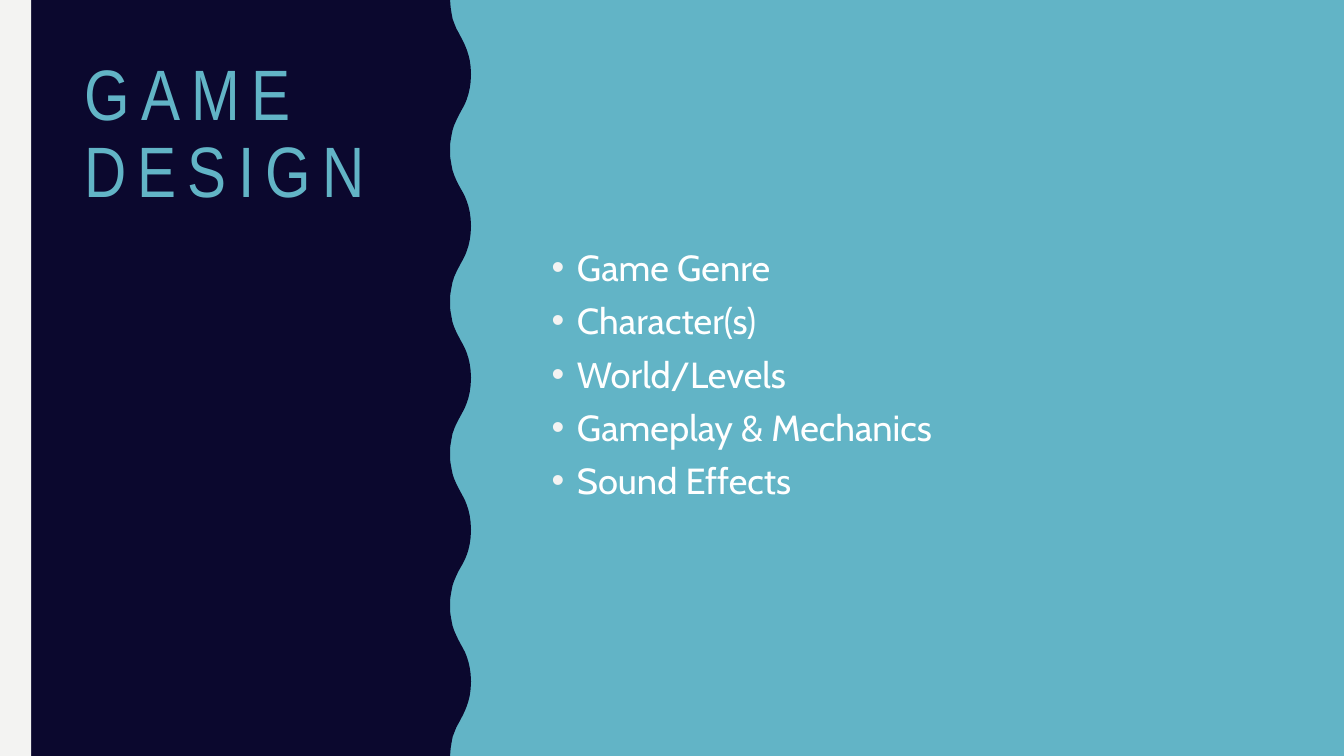
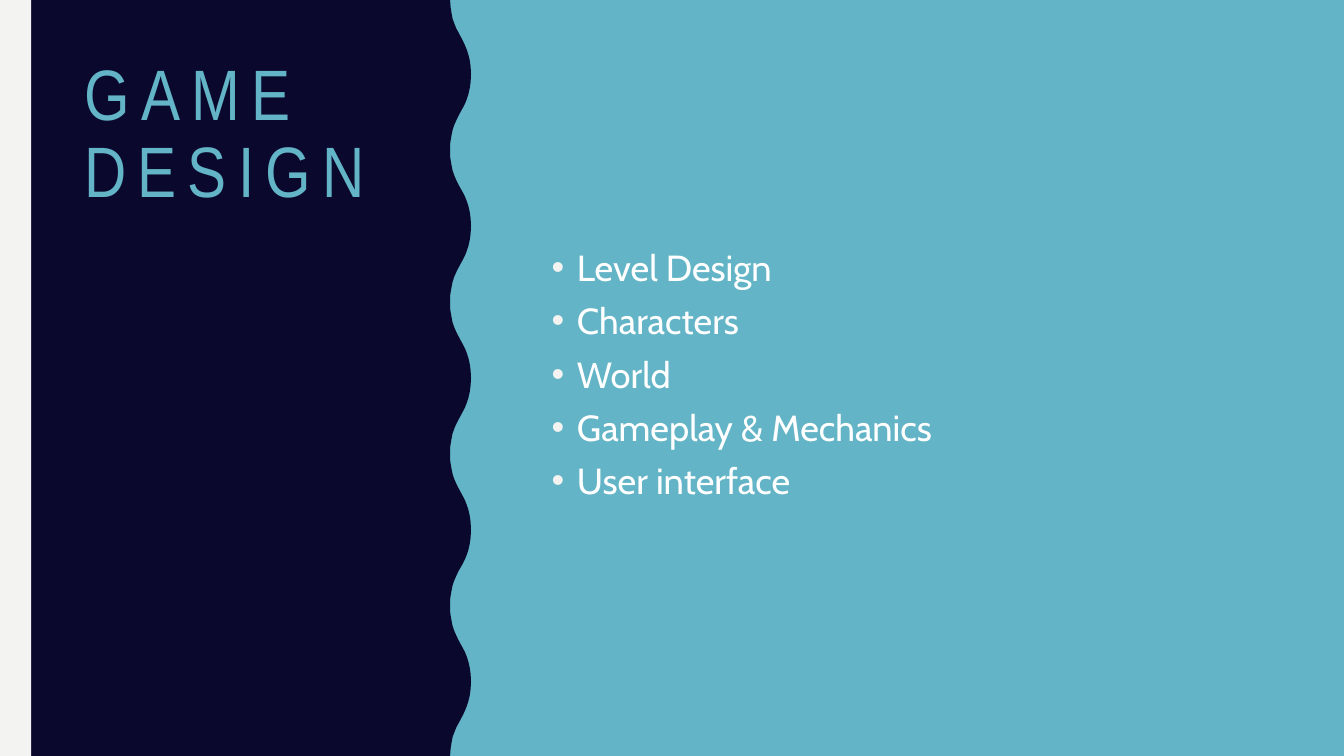
Before and after one commit to UO270656/ProfeNoLoHicimos, a slide deck: slide 3 of SPRINT1/SPRINT_1.pptx. Drawn at 1344x756 pixels with LibreOffice and Linux fonts; fonts in the diff are those of the drawing. Boxes give left, top, right and bottom in pixels: in the first picture for what was removed or moved away, otherwise in the second. Text is boxed around its words. In the diff, an @@ line names an element or a change of style, - is before the commit and + after.

```diff
--- a/SPRINT1/SPRINT_1.pptx
+++ b/SPRINT1/SPRINT_1.pptx
@@ text at <box>577,254,772,389</box>: text changed @@
-• Game Genre
-• Character(s)
-• World/Levels
+• Level Design
+• Characters
+• World
@@ text at <box>577,467,790,495</box>: text changed @@
-• Sound Effects
+• User interface
```
